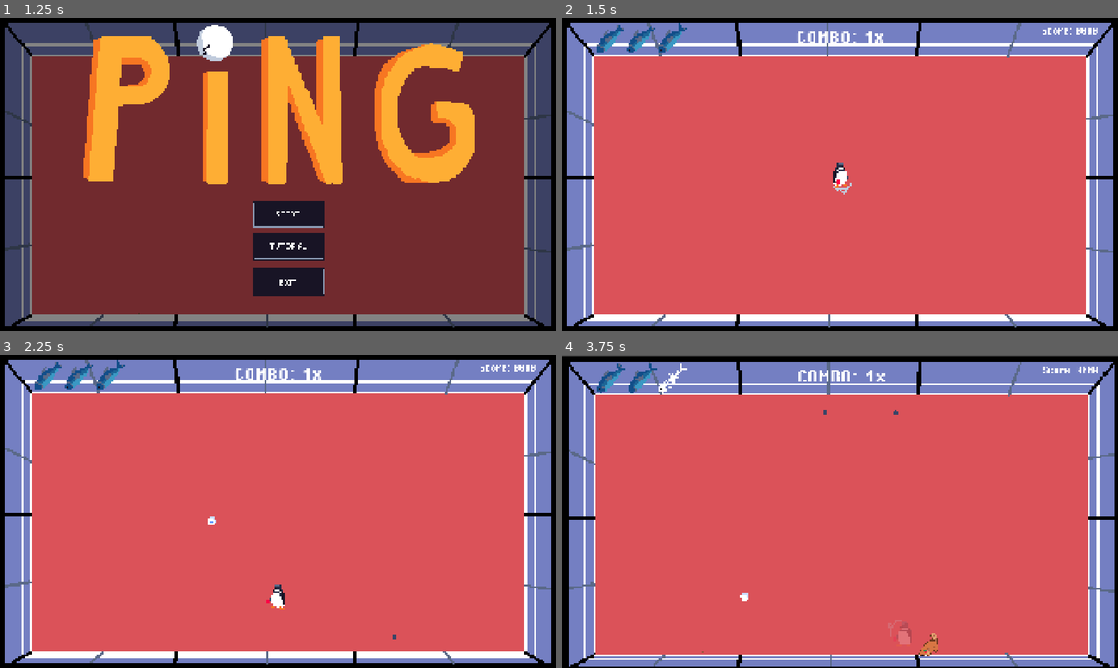
Above: before the commit, frames 1-4 (two rows, left to right).
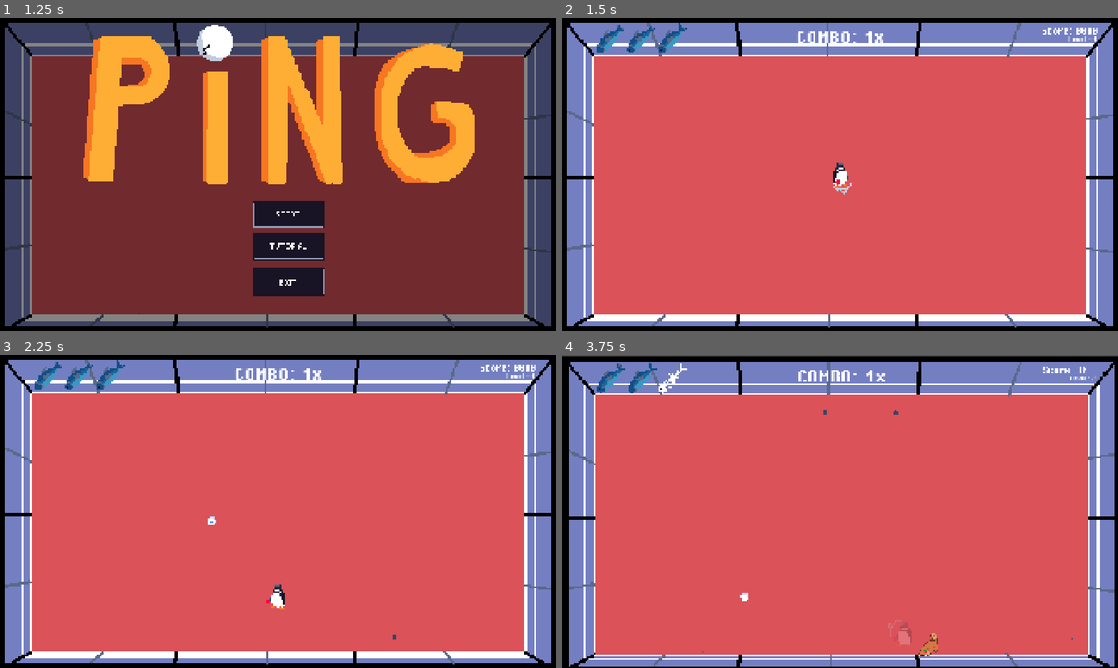
Above: after the commit, the same moments.

Repository: NicholasNg380/PING
Game: Godot game, scene res://scenes/mainScenes/start_screen.tscn
The game is run twice, just before and just after one commit, with the same random seed, the same clock (stepped at 60 frames per second) and the same inputs. The engine's default icon, where the game draws it, is replaced by a stand-in: a white triangle on a blue panel in a dark square. Sound files missing from this copy of the repository are replaced by a short silence.
Inputs (mouse positions are in pixels of both pictures, inside the frame that each line leads up to):
- Up to frame 1 (1.25 s): tap Enter at 0.5 s; move the mouse to (400, 158) at 0.52 s; hold D (right) from 0.53 s (still down); tap Space (hit) at 0.6 s
- Up to frame 2 (1.5 s): release D (right) at 1.25 s; click (851, 215) at 1.25 s
- Up to frame 3 (2.25 s): tap Space (hit) at 2 s; move the mouse to (166, 527) at 2.02 s; hold S (down) from 2.03 s (still down); tap Shift (shift) at 2.1 s
- Up to frame 4 (3.75 s): move the mouse to (895, 442) at 2.77 s; release S (down) at 2.78 s; hold D (right) 2.78-3.53 s; tap 1 at 2.85 s; move the mouse to (812, 574) at 3.52 s; hold W (up) from 3.53 s (still down); tap 2 at 3.6 s

Frame 1 is identical in both runs. In frame 2, less than 0.1% of the frame differs, in the area x 91-97%, y 5-8%; in frame 3, less than 0.1%; in frame 4, less than 0.1%, in the area x 91-97%, y 3-91%.
Error before the commit: Invalid assignment of property or key 'text' with value of type 'String' on a base object of type 'null instance'. (res://scripts/controllers/game_controller.g…

Commit message:
Level Lable
Level labels have now been added to the death screen and game screen

Diff:
--- a/scenes/mainScenes/Game.tscn
+++ b/scenes/mainScenes/Game.tscn
@@ -5,13 +5,11 @@
 [ext_resource type="PackedScene" uid="uid://biyi27mohykob" path="res://scenes/Stages/stage_1.tscn" id="2_23i5p"]
 [ext_resource type="PackedScene" uid="uid://cufenlfm85bbc" path="res://scenes/mainScenes/UpgradeScreen.tscn" id="3_cpr0p"]
 [ext_resource type="FontFile" uid="uid://bffxar07whxsc" path="res://assets/pixel_operator/PixelOperator-Bold.ttf" id="5_ekv5x"]
-[ext_resource type="PackedScene" uid="uid://d0xnt1gn2xwc5" path="res://scenes/objects/health_bar.tscn" id="6_83o3o"]
-[ext_resource type="PackedScene" uid="uid://bahcf75l5vwy5" path="res://scenes/mainScenes/death_screen.tscn" id="7_1mgfw"]
 [ext_resource type="Script" uid="uid://b8kg3iivnanvn" path="res://scenes/mainScenes/camera_2d.gd" id="5_ga1gc"]
 [ext_resource type="PackedScene" path="res://scenes/objects/health_bar.tscn" id="6_83o3o"]
 [ext_resource type="PackedScene" path="res://scenes/mainScenes/death_screen.tscn" id="7_1mgfw"]
 [ext_resource type="AudioStream" uid="uid://dqj2pmxlkf6si" path="res://assets/sound/backmusic.ogg" id="8_amdau"]
-[ext_resource type="PackedScene" uid="uid://b12hk70caua6a" path="res://scenes/mainScenes/win_game_screen.tscn" id="8_awoay"]
+[ext_resource type="PackedScene" path="res://scenes/mainScenes/win_game_screen.tscn" id="8_awoay"]
 [ext_resource type="AudioStream" uid="uid://tde63dduaexo" path="res://assets/sound/combo.ogg" id="10_x2hy4"]
 
 [sub_resource type="Curve2D" id="Curve2D_qbsmt"]
@@ -200,6 +198,15 @@
 [node name="ComboSound" type="AudioStreamPlayer" parent="." unique_id=420644926]
 stream = ExtResource("10_x2hy4")
 
+[node name="Level" type="Label" parent="." unique_id=537641742]
+offset_left = 790.0
+offset_top = -482.0
+offset_right = 888.0
+offset_bottom = -455.0
+theme_override_fonts/font = ExtResource("5_ekv5x")
+theme_override_font_sizes/font_size = 26
+text = "Level - 1"
+
 [connection signal="game_over" from="Player" to="." method="_on_player_game_over"]
 [connection signal="increase_combo" from="Player" to="." method="_on_player_increase_combo"]
 [connection signal="reset_combo" from="Player" to="." method="_on_player_reset_combo"]
--- a/scenes/mainScenes/death_screen.gd
+++ b/scenes/mainScenes/death_screen.gd
@@ -11,6 +11,9 @@
 func set_label(score):
 	$Label.text = "You Died!\n\nYour Score was: %s" % [(str(score))]
 
+func set_level(level):
+	$Level.text = "Level - %s" % [str(level)]
+
 func _on_exit_button_pressed() -> void:
 	get_tree().change_scene_to_file("res://scenes/mainScenes/main_menu.tscn")
 
--- a/scenes/mainScenes/death_screen.tscn
+++ b/scenes/mainScenes/death_screen.tscn
@@ -1,9 +1,10 @@
-[gd_scene format=3 uid="uid://bahcf75l5vwy5"]
+[gd_scene format=3 uid="uid://cqqpda2clh6k7"]
 
 [ext_resource type="FontFile" uid="uid://kunxlfww8xwl" path="res://assets/pixel_operator/PixelOperator8-Bold.ttf" id="1_3l542"]
-[ext_resource type="Script" uid="uid://clbygal1ou1yq" path="res://scenes/mainScenes/death_screen.gd" id="1_16ai1"]
+[ext_resource type="Script" path="res://scenes/mainScenes/death_screen.gd" id="1_16ai1"]
 [ext_resource type="Texture2D" uid="uid://bqv3jmiwxhxbe" path="res://assets/sprites/ui/exit_button.png" id="2_hxhee"]
 [ext_resource type="Texture2D" uid="uid://drddi47y2i3l3" path="res://assets/sprites/ui/retry_button.png" id="3_r4yk6"]
+[ext_resource type="FontFile" uid="uid://bffxar07whxsc" path="res://assets/pixel_operator/PixelOperator-Bold.ttf" id="5_d651b"]
 
 [sub_resource type="StyleBoxFlat" id="StyleBoxFlat_hxhee"]
 bg_color = Color(0, 0, 0, 0.76862746)
@@ -69,6 +70,16 @@
 icon = ExtResource("3_r4yk6")
 expand_icon = true
 
+[node name="Level" type="Label" parent="." unique_id=600536829]
+layout_mode = 0
+offset_left = 812.0
+offset_top = 356.0
+offset_right = 1052.0
+offset_bottom = 420.0
+theme_override_fonts/font = ExtResource("5_d651b")
+theme_override_font_sizes/font_size = 64
+text = "Level - 1"
+
 [connection signal="pressed" from="ExitButton" to="." method="_on_exit_button_pressed"]
 [connection signal="button_up" from="RetryButton" to="." method="_on_retry_button_button_up"]
 [connection signal="pressed" from="RetryButton" to="." method="_on_retry_button_pressed"]
--- a/scripts/controllers/game_controller.gd
+++ b/scripts/controllers/game_controller.gd
@@ -219,6 +219,7 @@
 func game_over():
 	death_screen.be_visible()
 	death_screen.set_label(current_score)
+	death_screen.set_level(current_level)
 	spawn_timer = 0.0
 	get_tree().paused = true
 
